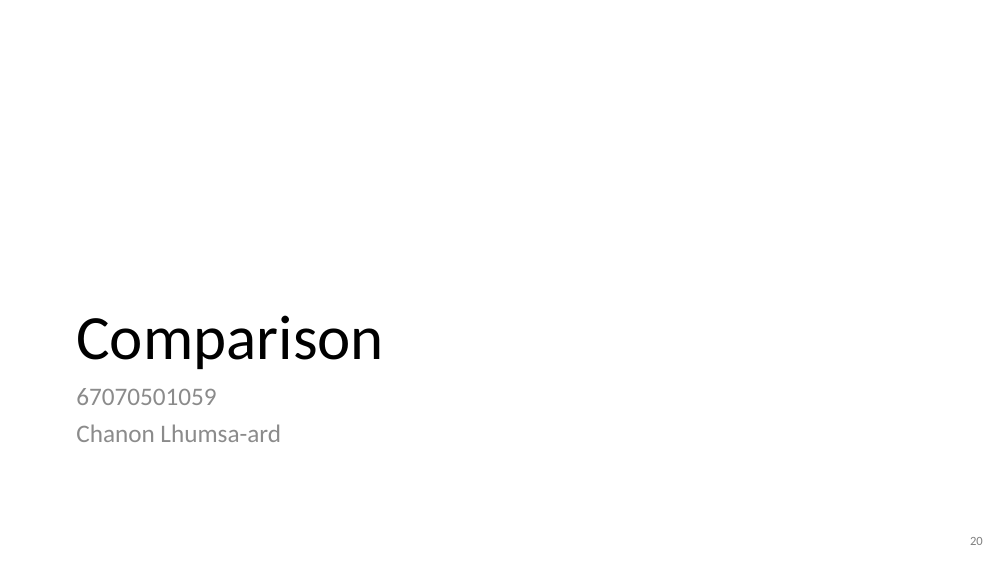
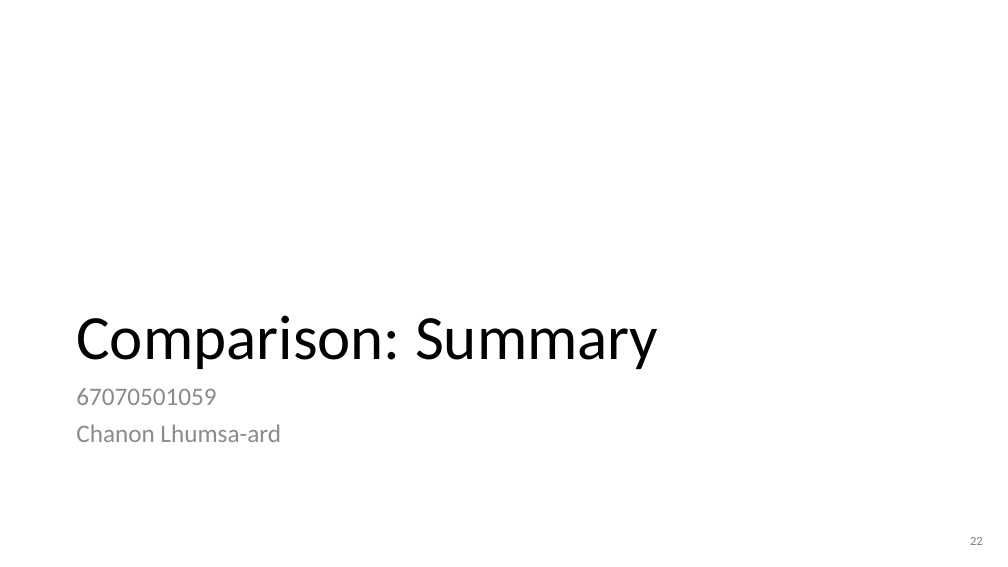
Before and after one commit to Kiatisakk/CPE333-OS, a slide deck: slide 22 of PS08/slides/PS08.pptx (slide 20 before the commit). Drawn at 1008x567 pixels with LibreOffice and Linux fonts; fonts in the diff are those of the drawing. Boxes give left, top, right and bottom in pixels: in the first picture for what was removed or moved away, otherwise in the second. Text is boxed around its words. In the diff, an @@ line names an element or a change of style, - is before the commit and + after.

```diff
--- a/PS08/slides/PS08.pptx
+++ b/PS08/slides/PS08.pptx
@@ title at [76, 315, 658, 369]: text changed @@
-Comparison
+Comparison: Summary
@@ text at [970, 537, 983, 545]: text changed @@
-20
+22
```
Also in this commit, not shown: 15 other slides changed, 3 slides added, 2 slides removed, 12 other files.
